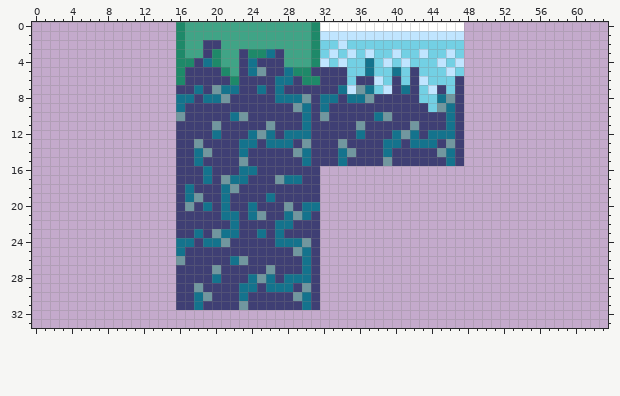
A pixel-art sprite gets an edit: sprites/sGlowcave/layers/a5d18d48-79f3-4c02-9443-766c5a6e52f6/b284d9a3-1684-4493-9d71-8864b17b9852.png. That is the earlier state.
The file is 64x64 pixels. Shown: x 0..63, y 0..33.
New version:
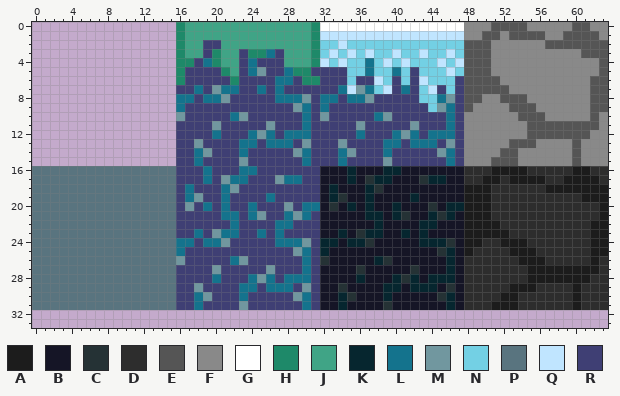
Palette (. is transparent): A #1c1c1c  B #151526  C #253235  D #2d2d2d  E #555555  F #898989  G #ffffff  H #1e8969  J #40a486  K #06262f  L #14738d  M #71979f  N #73d0e4  P #59747f  Q #c0e5ff  R #3f3f74
Change:
y 0: x 48..63 ................ -> FFFEEEEFFFFFEEFF
y 1: x 48..63 ................ -> FFEEFEEEEFFEEEEF
y 2: x 48..63 ................ -> EEEFFFFFFEEEEEEE
y 3: x 48..63 ................ -> EEEFFFFFFFFFFEEE
y 4..5: x 48..63 ................ -> EEEFFFFFFFFFFFFE
y 6: x 48..63 ................ -> EEEEFFFFFFFFFFEE
y 7: x 48..63 ................ -> EEEEEFFFFFFFFFEE
y 8: x 48..63 ................ -> EEFFEEEFFFFFFFEE
y 9: x 48..63 ................ -> EFFFFEEEFFFFFFEE
y 10: x 48..63 ................ -> FFFFFFEEEFFFFFEF
y 11: x 48..63 ................ -> FFFFFFFEEEEEEEEF
y 12: x 48..63 ................ -> FFFFFFFEEEEEEEFF
y 13: x 48..63 ................ -> FFFFFEEEFFFFEFFF
y 14: x 48..63 ................ -> FFFFEEFFFFFFEFFF
y 15: x 48..63 ................ -> FFFEEEFFFFFFEFFF
y 16: x 0..15 ................ -> PPPPPPPPPPPPPPPP; x 32..63 ................................ -> BBBKBBBKKBBBBBBBDDDAAAADDDDDAADD
y 17: x 0..15 ................ -> PPPPPPPPPPPPPPPP; x 32..63 ................................ -> BBBKBCKKBBBCKKBBDDAADAAAADDAAAAD
y 18: x 0..15 ................ -> PPPPPPPPPPPPPPPP; x 32..63 ................................ -> BKBBBKCBBBBBBBBBAAADDDDDDAAAAAAA
y 19: x 0..15 ................ -> PPPPPPPPPPPPPPPP; x 32..63 ................................ -> BKCBBKBBBBKBBBBBAAADDDDDDDDDDAAA
y 20: x 0..15 ................ -> PPPPPPPPPPPPPPPP; x 32..63 ................................ -> BCBKBKBBKBBBCBKKAAADDDDDDDDDDDDA
y 21: x 0..15 ................ -> PPPPPPPPPPPPPPPP; x 32..63 ................................ -> BBBBBKKBKCBBKCKBAAADDDDDDDDDDDDA
y 22: x 0..15 ................ -> PPPPPPPPPPPPPPPP; x 32..63 ................................ -> BBBBBBKBBBBKKBBBAAAADDDDDDDDDDAA
y 23: x 0..15 ................ -> PPPPPPPPPPPPPPPP; x 32..63 ................................ -> BBKBCKKBBKBKBBBBAAAAADDDDDDDDDAA
y 24: x 0..15 ................ -> PPPPPPPPPPPPPPPP; x 32..63 ................................ -> KKBKKCBBBBBKKKCBAADDAAADDDDDDDAA
y 25: x 0..15 ................ -> PPPPPPPPPPPPPPPP; x 32..63 ................................ -> KBBBBBBBBBBBBCKBADDDDAAADDDDDDAA
y 26: x 0..15 ................ -> PPPPPPPPPPPPPPPP; x 32..63 ................................ -> CBBBBBKCBBBBBBKBDDDDDDAAADDDDDAD
y 27: x 0..15 ................ -> PPPPPPPPPPPPPPPP; x 32..63 ................................ -> BBBBCBBBBBCBBBKBDDDDDDDAAAAAAAAD
y 28: x 0..15 ................ -> PPPPPPPPPPPPPPPP; x 32..63 ................................ -> BBBBKBBBKCKBKKKBDDDDDDDAAAAAAADD
y 29: x 0..15 ................ -> PPPPPPPPPPPPPPPP; x 32..63 ................................ -> BBCBBBBKKBKKKBCBDDDDDAAADDDDADDD
y 30: x 0..15 ................ -> PPPPPPPPPPPPPPPP; x 32..63 ................................ -> BBKCBBBKBBBBBCKBDDDDAADDDDDDADDD
y 31: x 0..15 ................ -> PPPPPPPPPPPPPPPP; x 32..63 ................................ -> BBKBBBBCBBBBBBKBDDDAAADDDDDDADDD
Pixel boxes of the changes (left, top, right, bottom) in both pictures:
added: (320, 22, 608, 310)
added: (32, 166, 176, 310)
